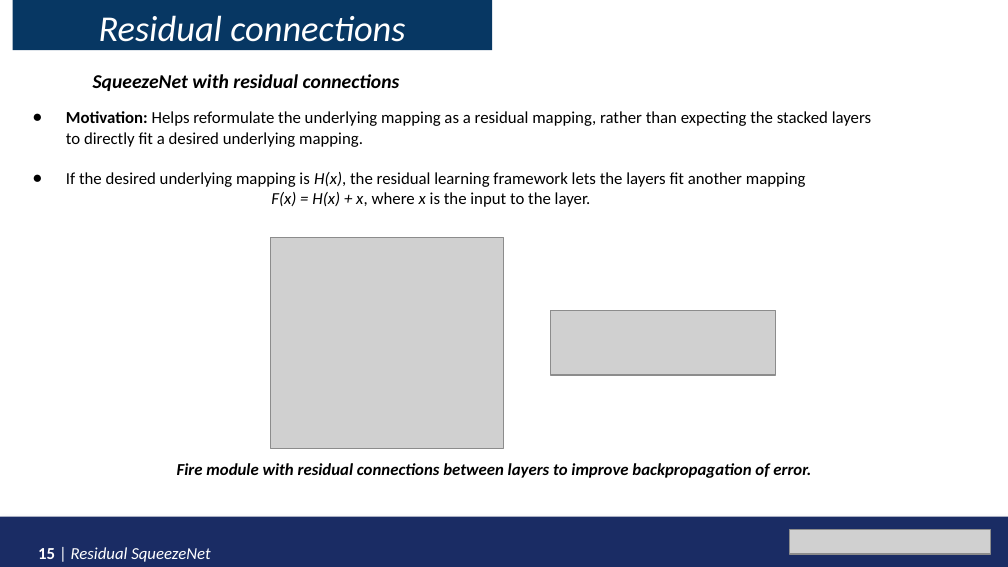
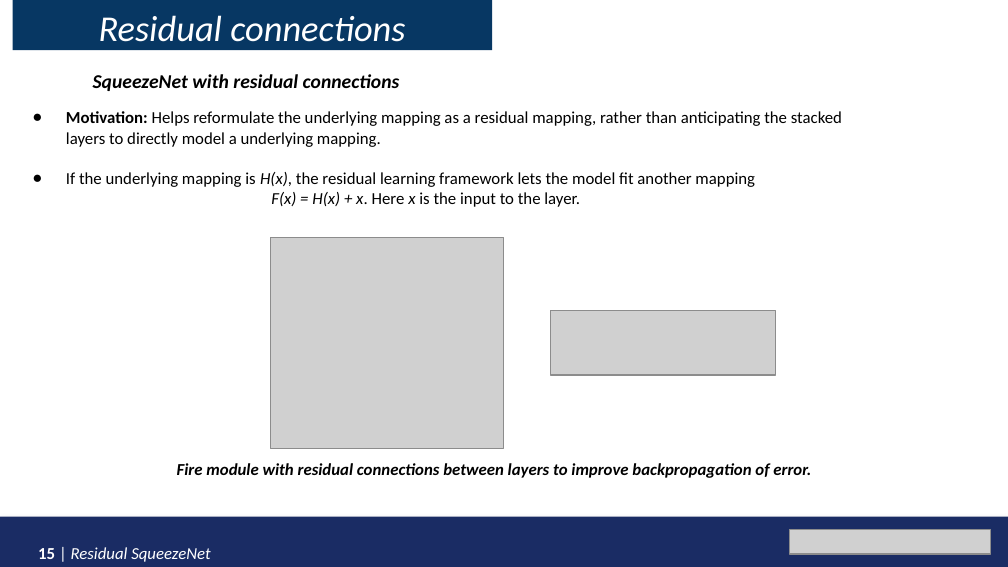
Before and after one commit to Apurva3509/SqueezeNet_HAD, a slide deck: slide 15 of EECS6699_ SqueezeNet.pptx. Drawn at 1008x567 pixels with LibreOffice and Linux fonts; fonts in the diff are those of the drawing; grey boxes stand for pictures. Boxes give left, top, right and bottom in pixels: in the first picture for what was removed or moved away, otherwise in the second. Text is boxed around its words. In the diff, an @@ line names an element or a change of style, - is before the commit and + after.

```diff
--- a/EECS6699_ SqueezeNet.pptx
+++ b/EECS6699_ SqueezeNet.pptx
@@ text at (66, 111, 842, 207): text changed @@
-● Motivation: Helps reformulate the underlying mapping as a residual mapping, rather than expecting the stacked layers to directly fit a desired underlying mapping.
-● If the desired underlying mapping is H(x), the residual learning framework lets the layers fit another mapping
-F(x) = H(x) + x, where x is the input to the layer.
+● Motivation: Helps reformulate the underlying mapping as a residual mapping, rather than anticipating the stacked layers to directly model a underlying mapping.
+● If the underlying mapping is H(x), the residual learning framework lets the model fit another mapping
+F(x) = H(x) + x. Here x is the input to the layer.
```
Also in this commit, not shown: 6 other slides changed, 3 other files.
